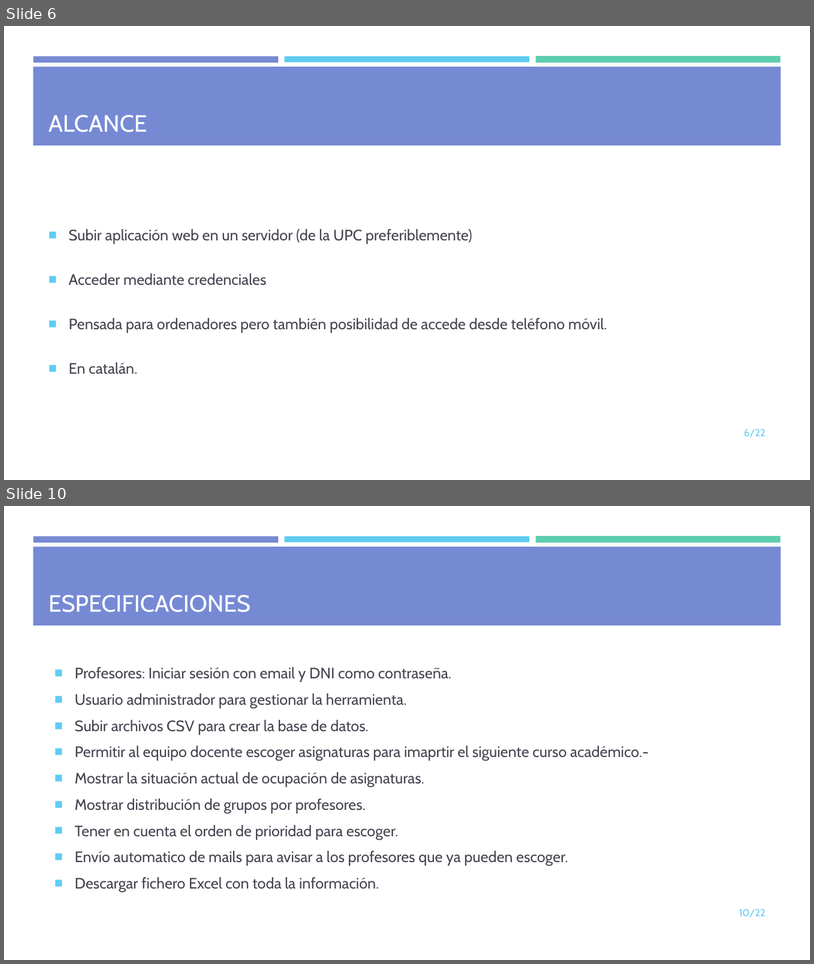
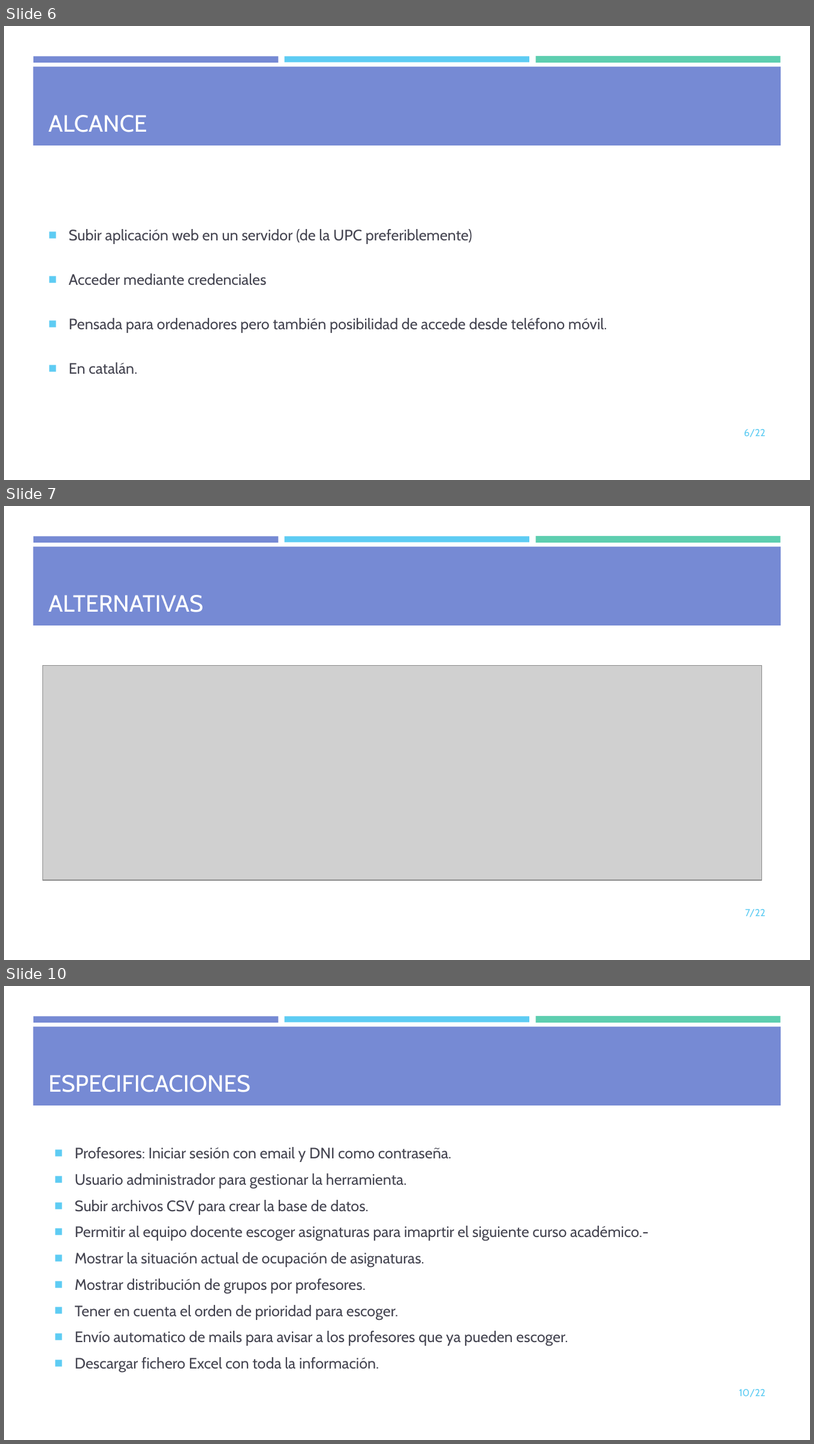
Before and after one commit to mdlunag/tfg, a slide deck: tfg_presentacio.pptx. Shown one above the other, each under a label of ours: slides 6 and 10 before the commit, slides 6, 7 and 10 after it; the slides between them are not shown. The pictures are 814x964 and 814x1444 pixels, drawn with LibreOffice and Linux fonts; fonts in the diff are those of the drawing; grey boxes stand for pictures. Boxes give left, top, right and bottom in pixels: in the first picture for what was removed or moved away, otherwise in the second. Text is boxed around its words. In the diff, an @@ line names an element or a change of style, - is before the commit and + after.

```diff
--- a/tfg_presentacio.pptx
+++ b/tfg_presentacio.pptx
@@ slide 7 added at (x1=4, y1=506, x2=810, y2=960), background #FFFFFF; not listed: 4 template elements that a slide beside it also shows @@
@@ title added at (x1=48, y1=595, x2=203, y2=612), 28 pt, text #FFFFFF @@
+ALTERNATIVAS
@@ picture added at (x1=43, y1=666, x2=762, y2=880) @@
@@ page number added at (x1=746, y1=909, x2=766, y2=917), 12 pt, text #5ECCF3 @@
+7/22
```
Also in this commit, not shown: 10 slides changed, 3 other slides added, 1 slide removed, 4 other files.
